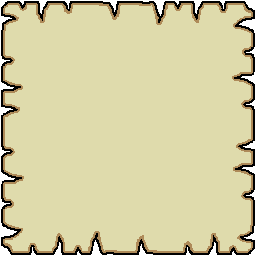
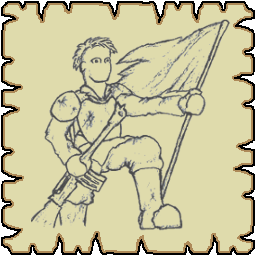
The second 256×256 image is a revision of the first. Changes to its layers:
painted on "art" over box(31, 19, 231, 231)
